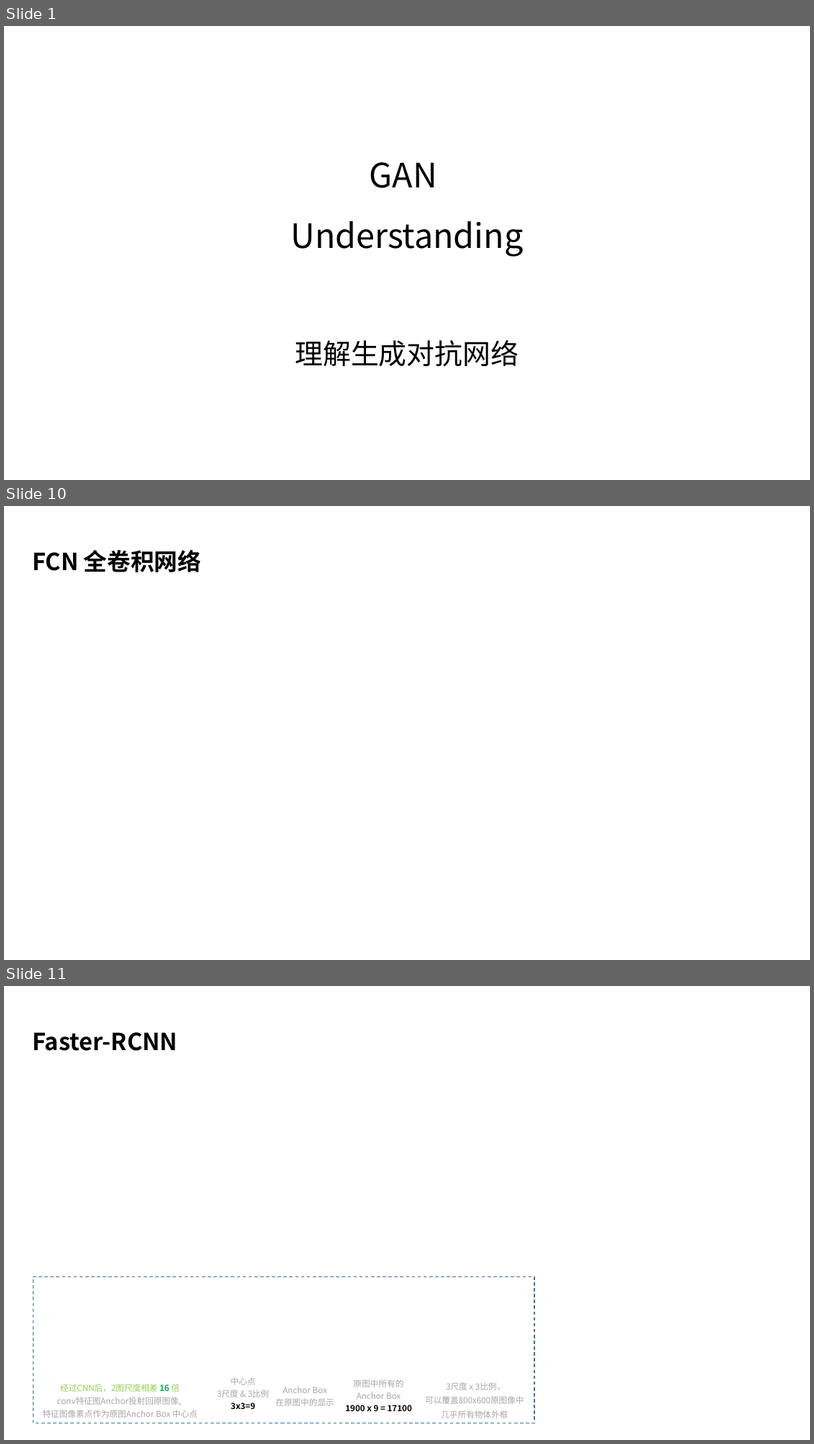
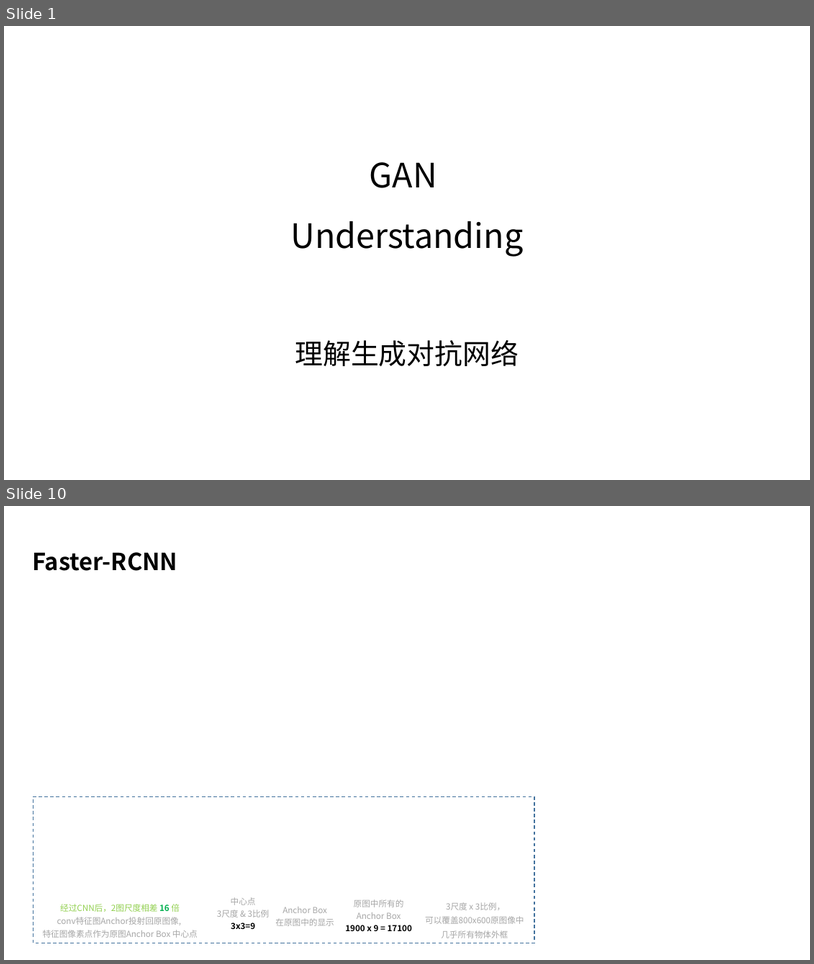
Before and after one commit to taylorguo/GAN_Understanding_Practicing, a slide deck: GAN_Understanding/GANunderstanding.pptx. Shown one above the other, each under a label of ours: slides 1, 10 and 11 before the commit, slides 1 and 10 after it; the slides between them are not shown. The pictures are 814x1444 and 814x964 pixels, drawn with LibreOffice and Linux fonts; fonts in the diff are those of the drawing. Boxes give left, top, right and bottom in pixels: in the first picture for what was removed or moved away, otherwise in the second. Text is boxed around its words. In the diff, an @@ line names an element or a change of style, - is before the commit and + after.

```diff
--- a/GAN_Understanding/GANunderstanding.pptx
+++ b/GAN_Understanding/GANunderstanding.pptx
@@ slide 10 removed at [4,506,810,960], background #FFFFFF @@
@@ text removed at [32,550,201,572] @@
-FCN 全卷积网络
@@ what was slide 11 is now slide 10 @@
```
Also in this commit, not shown: 7 slides changed, 1 slide added, 2 other slides removed.
